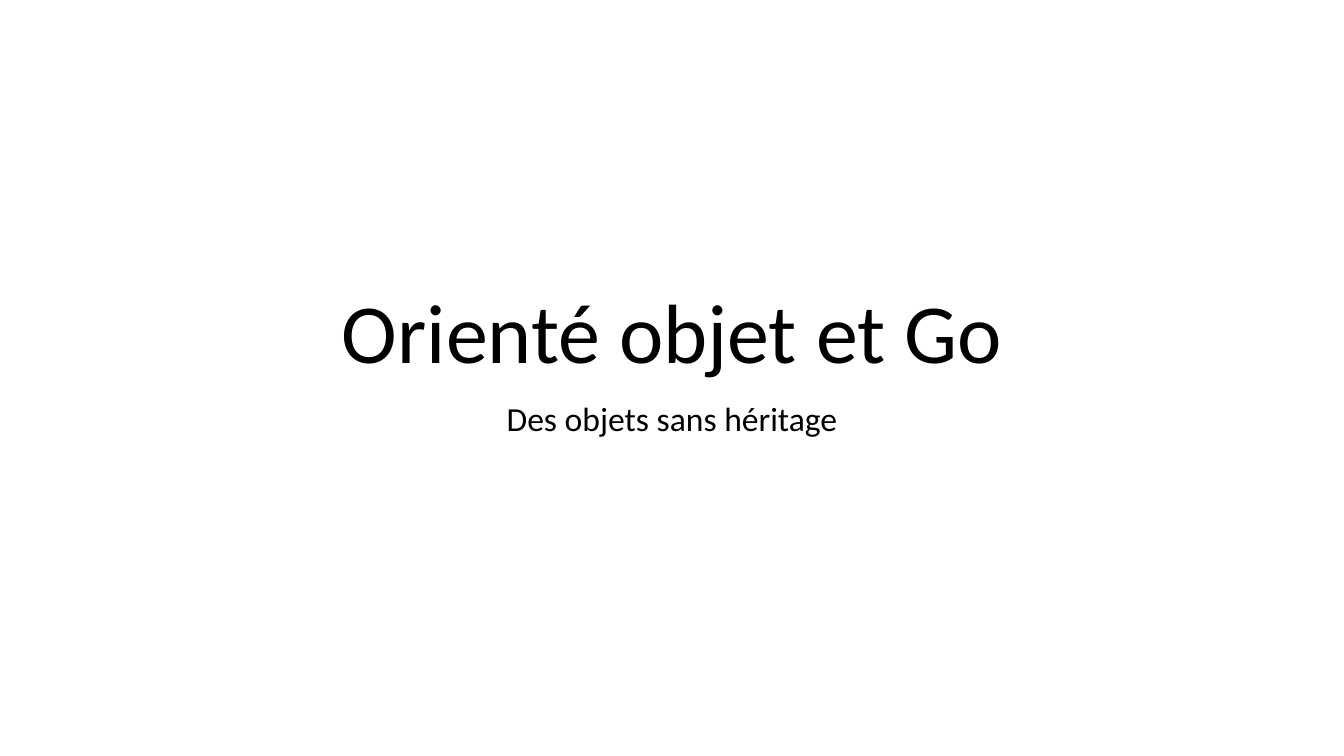
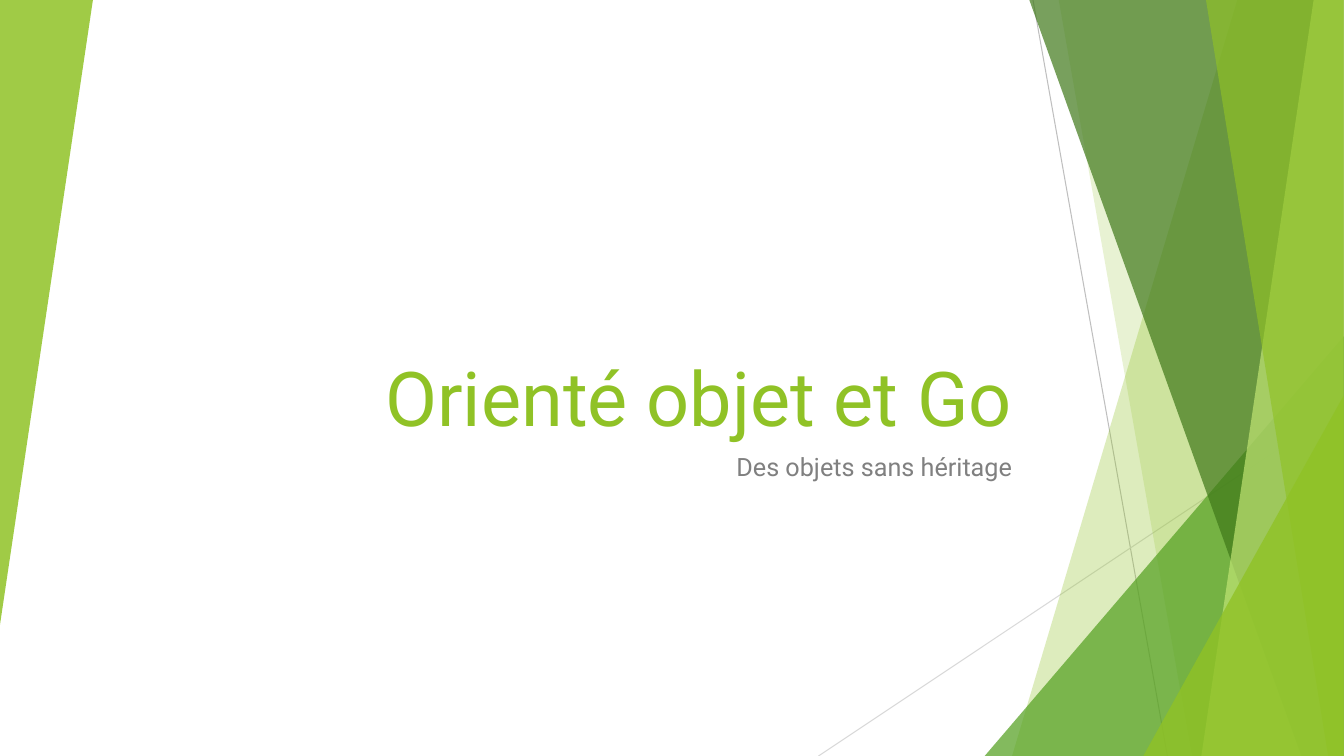
Before and after one commit to worming004/OOPAndGo, a slide deck: slide 1 of PPT/OOPAndGo.pptx. Drawn at 1344x756 pixels with LibreOffice and Linux fonts; fonts in the diff are those of the drawing. Boxes give left, top, right and bottom in pixels: in the first picture for what was removed or moved away, otherwise in the second. Text is boxed around its words. In the diff, an @@ line names an element or a change of style, - is before the commit and + after.

```diff
--- a/PPT/OOPAndGo.pptx
+++ b/PPT/OOPAndGo.pptx
@@ group added at bbox=[0, 0, 1344, 756]: 5 freeform shapes, 3 triangles, 2 lines @@
@@ title "Orienté objet et Go": place and size @@
-title "Orienté objet et Go" at bbox=[342, 304, 1001, 378]
+title "Orienté objet et Go" at bbox=[385, 369, 1012, 442]
@@ title "Orienté objet et Go" at bbox=[385, 369, 1012, 442]: size 60 to 54 pt, font Calibri to Roboto, text colour #000000 to #90C226; alignment centre to right; line spacing 0.9 to 1 @@
@@ subtitle "Des objets sans héritage": place and size @@
-subtitle "Des objets sans héritage" at bbox=[507, 407, 837, 437]
+subtitle "Des objets sans héritage" at bbox=[736, 457, 1012, 482]
@@ subtitle "Des objets sans héritage" at bbox=[736, 457, 1012, 482]: size 24 to 18 pt, font Calibri to Roboto, text colour #000000 to #808080; alignment centre to right; line spacing 0.9 to 1 @@
```
Also in this commit, not shown: 9 other slides changed, 1 slide added, 2 slides removed.
